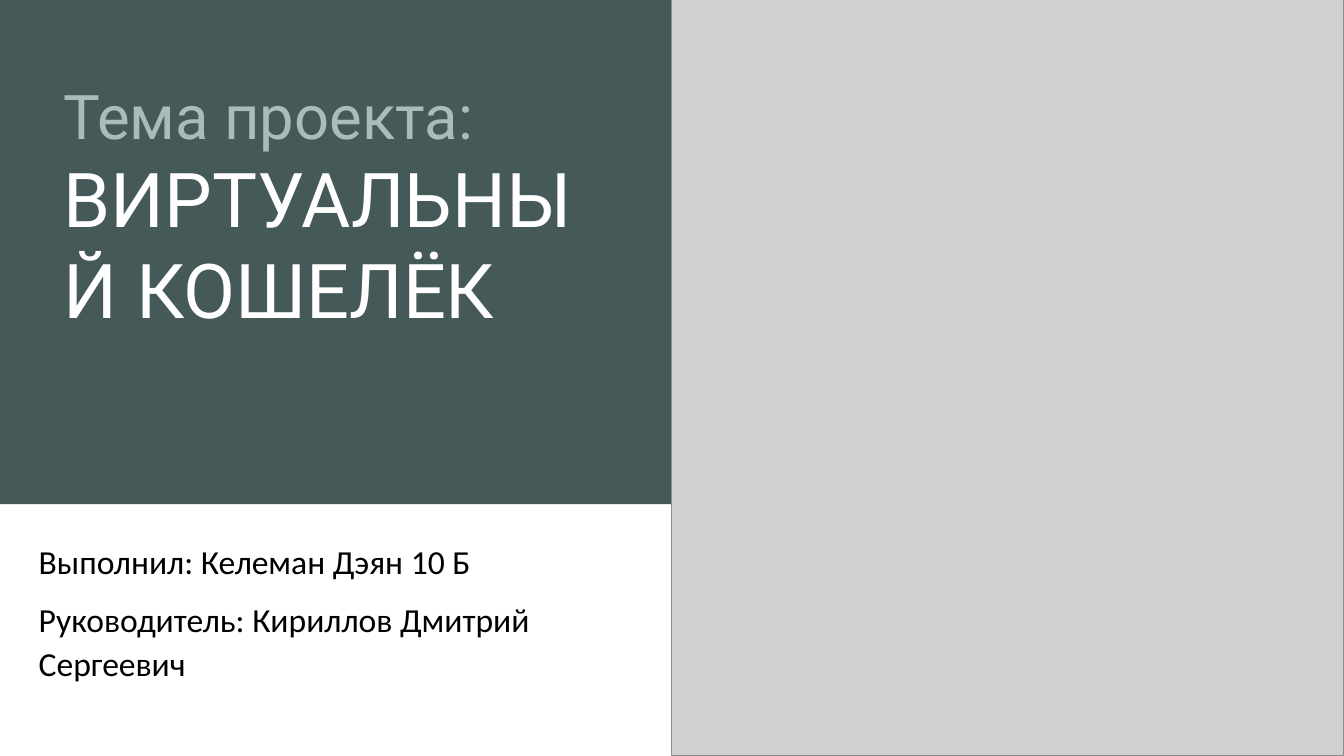
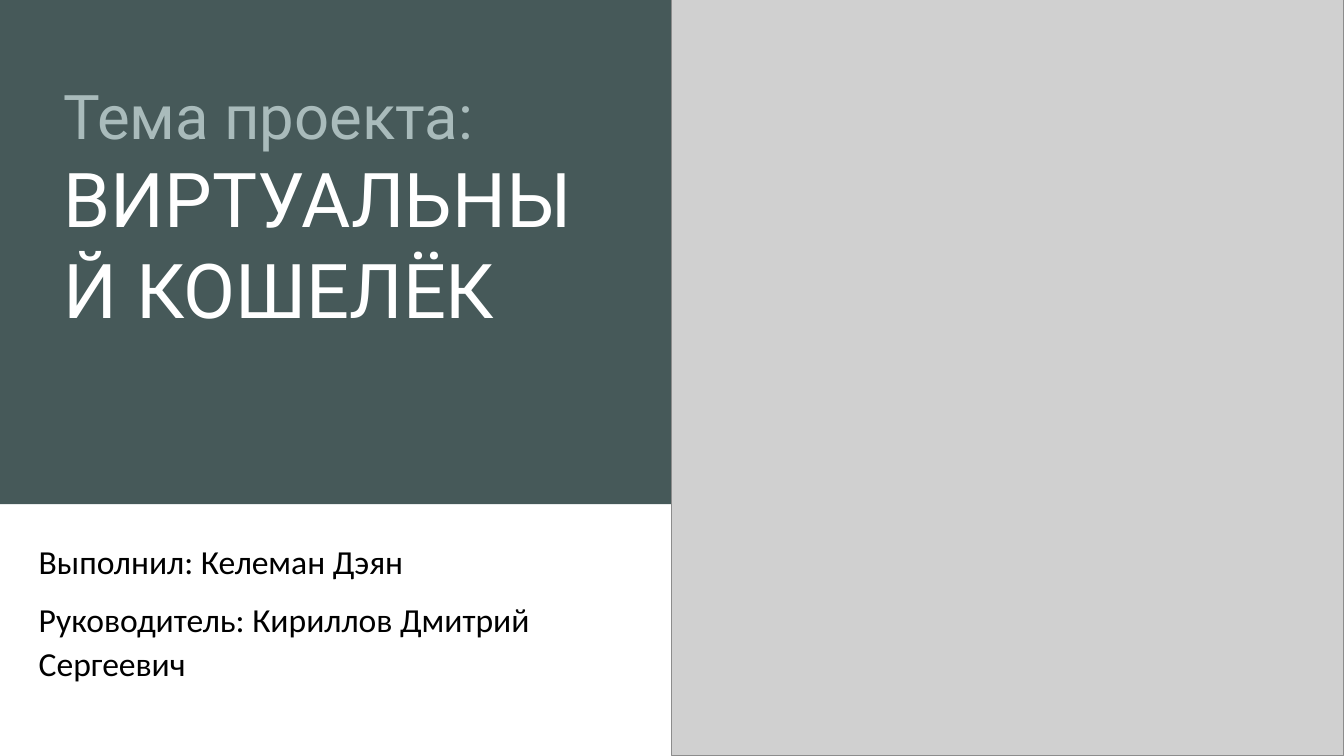
Before and after one commit to Ha4trueKa4/Qt_Project_VirtualWallet, a slide deck: slide 1 of Презентация.pptx. Drawn at 1344x756 pixels with LibreOffice and Linux fonts; fonts in the diff are those of the drawing; grey boxes stand for pictures. Boxes give left, top, right and bottom in pixels: in the first picture for what was removed or moved away, otherwise in the second. Text is boxed around its words. In the diff, an @@ line names an element or a change of style, - is before the commit and + after.

```diff
--- a/Презентация.pptx
+++ b/Презентация.pptx
@@ subtitle at [39, 552, 403, 580]: text changed @@
-Выполнил: Келеман Дэян 10 Б
+Выполнил: Келеман Дэян
```
Also in this commit, not shown: 7 other slides changed, 4 slides added, 1 slide removed, 24 other files.
